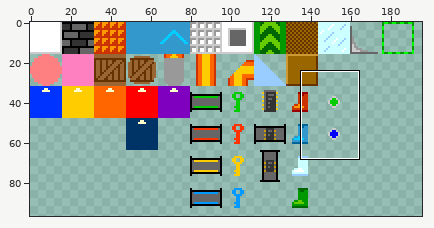
Two states of a sprite sheet, pyg/tiles.png. The picture above shows the old version from afar; the outline marks the close-up.
Close-up. Before the commit:
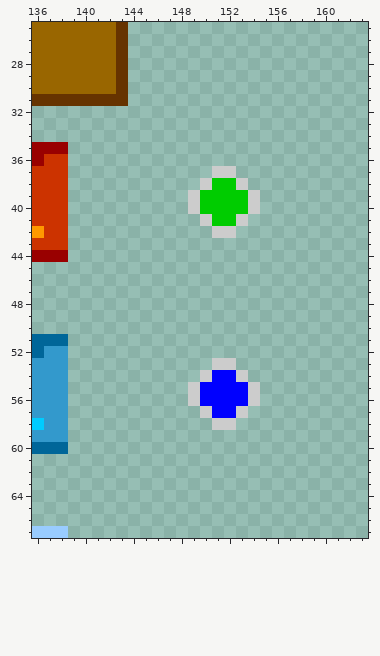
The file is 256x128 pixels. Shown: x 136..163, y 25..67. The wide view leaves out empty margins.
Now the later version:
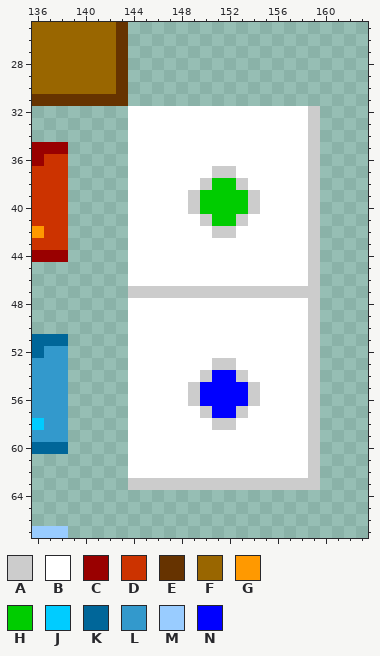
Palette (. is transparent): A #cccccc  B #ffffff  C #990000  D #cc3300  E #663300  F #996600  G #ff9900  H #00cc00  J #00ccff  K #006699  L #3399cc  M #99ccff  N #0000ff
Diff:
@@ x 136..163 @@
 31 EEEEEEEE....................
-32 ............................
-33 ............................
-34 ............................
-35 CCC.........................
-36 CDD.........................
-37 DDD............AA...........
-38 DDD...........AHHA..........
-39 DDD..........AHHHHA.........
-40 DDD..........AHHHHA.........
-41 DDD...........AHHA..........
-42 GDD............AA...........
-43 DDD.........................
-44 CCC.........................
-45 ............................
-46 ............................
-47 ............................
-48 ............................
-49 ............................
-50 ............................
-51 KKK.........................
-52 KLL.........................
-53 LLL............AA...........
-54 LLL...........ANNA..........
-55 LLL..........ANNNNA.........
-56 LLL..........ANNNNA.........
-57 LLL...........ANNA..........
-58 JLL............AA...........
-59 LLL.........................
-60 KKK.........................
-61 ............................
-62 ............................
-63 ............................
+32 ........BBBBBBBBBBBBBBBA....
+33 ........BBBBBBBBBBBBBBBA....
+34 ........BBBBBBBBBBBBBBBA....
+35 CCC.....BBBBBBBBBBBBBBBA....
+36 CDD.....BBBBBBBBBBBBBBBA....
+37 DDD.....BBBBBBBAABBBBBBA....
+38 DDD.....BBBBBBAHHABBBBBA....
+39 DDD.....BBBBBAHHHHABBBBA....
+40 DDD.....BBBBBAHHHHABBBBA....
+41 DDD.....BBBBBBAHHABBBBBA....
+42 GDD.....BBBBBBBAABBBBBBA....
+43 DDD.....BBBBBBBBBBBBBBBA....
+44 CCC.....BBBBBBBBBBBBBBBA....
+45 ........BBBBBBBBBBBBBBBA....
+46 ........BBBBBBBBBBBBBBBA....
+47 ........AAAAAAAAAAAAAAAA....
+48 ........BBBBBBBBBBBBBBBA....
+49 ........BBBBBBBBBBBBBBBA....
+50 ........BBBBBBBBBBBBBBBA....
+51 KKK.....BBBBBBBBBBBBBBBA....
+52 KLL.....BBBBBBBBBBBBBBBA....
+53 LLL.....BBBBBBBAABBBBBBA....
+54 LLL.....BBBBBBANNABBBBBA....
+55 LLL.....BBBBBANNNNABBBBA....
+56 LLL.....BBBBBANNNNABBBBA....
+57 LLL.....BBBBBBANNABBBBBA....
+58 JLL.....BBBBBBBAABBBBBBA....
+59 LLL.....BBBBBBBBBBBBBBBA....
+60 KKK.....BBBBBBBBBBBBBBBA....
+61 ........BBBBBBBBBBBBBBBA....
+62 ........BBBBBBBBBBBBBBBA....
+63 ........AAAAAAAAAAAAAAAA....
 64 ............................
Changed places in both close-ups, as pixel boxes (x1, y1, x2, y2):
added: (128, 106, 320, 490)
